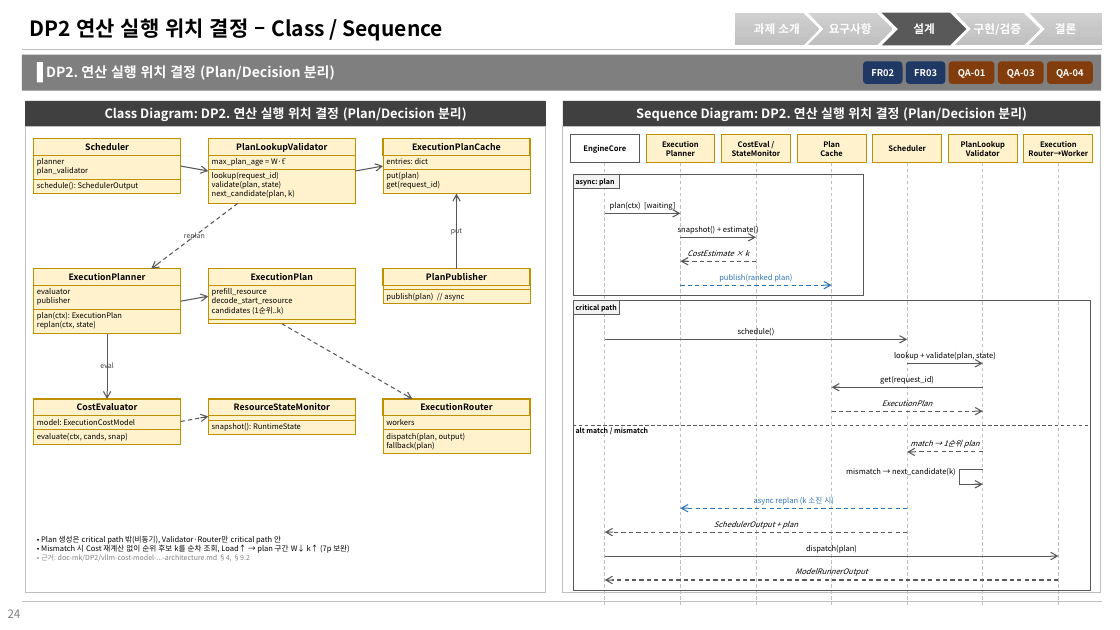
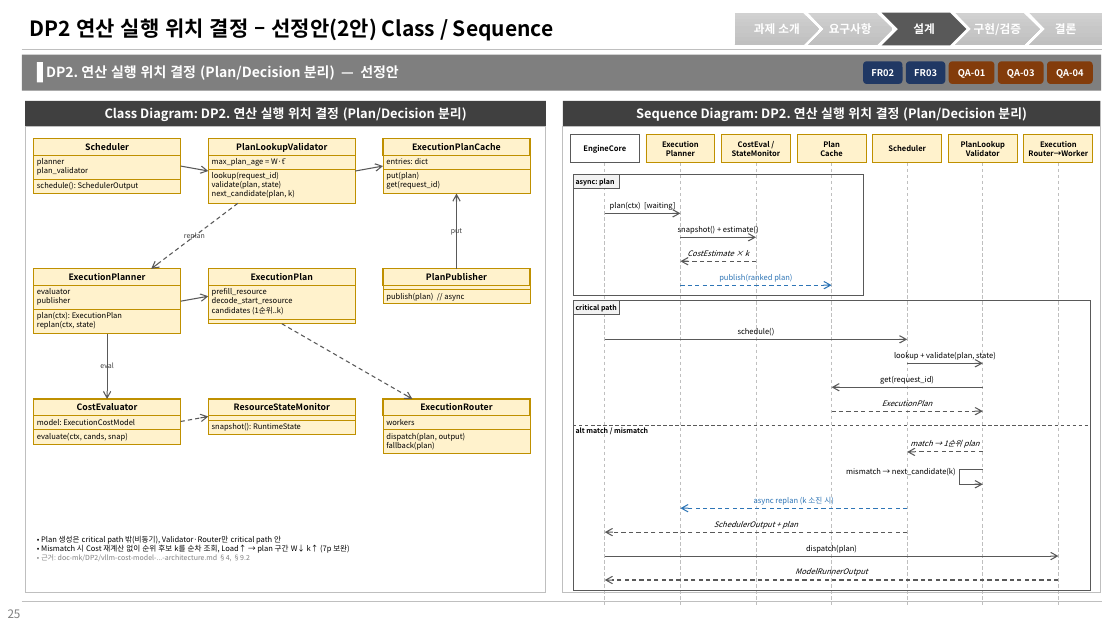
Before and after one commit to mkim0628/vllm, a slide deck: slide 25 of doc-mk/slides/architecture-final-views-merged.pptx (slide 24 before the commit). Drawn at 1120x630 pixels with LibreOffice and Linux fonts; fonts in the diff are those of the drawing. Boxes give left, top, right and bottom in pixels: in the first picture for what was removed or moved away, otherwise in the second. Text is boxed around its words. In the diff, an @@ line names an element or a change of style, - is before the commit and + after.

```diff
--- a/doc-mk/slides/architecture-final-views-merged.pptx
+++ b/doc-mk/slides/architecture-final-views-merged.pptx
@@ title at (30,18,553,41): text changed @@
-DP2 연산 실행 위치 결정 – Class / Sequence
+DP2 연산 실행 위치 결정 – 선정안(2안) Class / Sequence
@@ text at (46,65,399,80): text changed @@
-DP2. 연산 실행 위치 결정 (Plan/Decision 분리)
+DP2. 연산 실행 위치 결정 (Plan/Decision 분리) — 선정안
@@ text at (8,609,21,618): text changed @@
-24
+25
```
Also in this commit, not shown: 5 other slides changed, 16 slides added.
